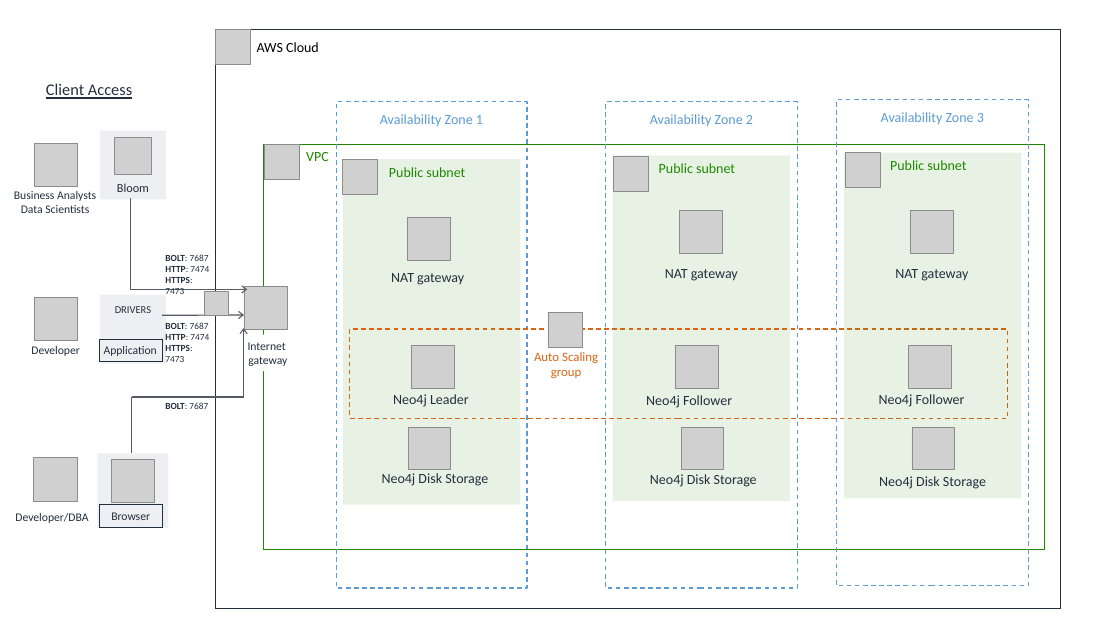
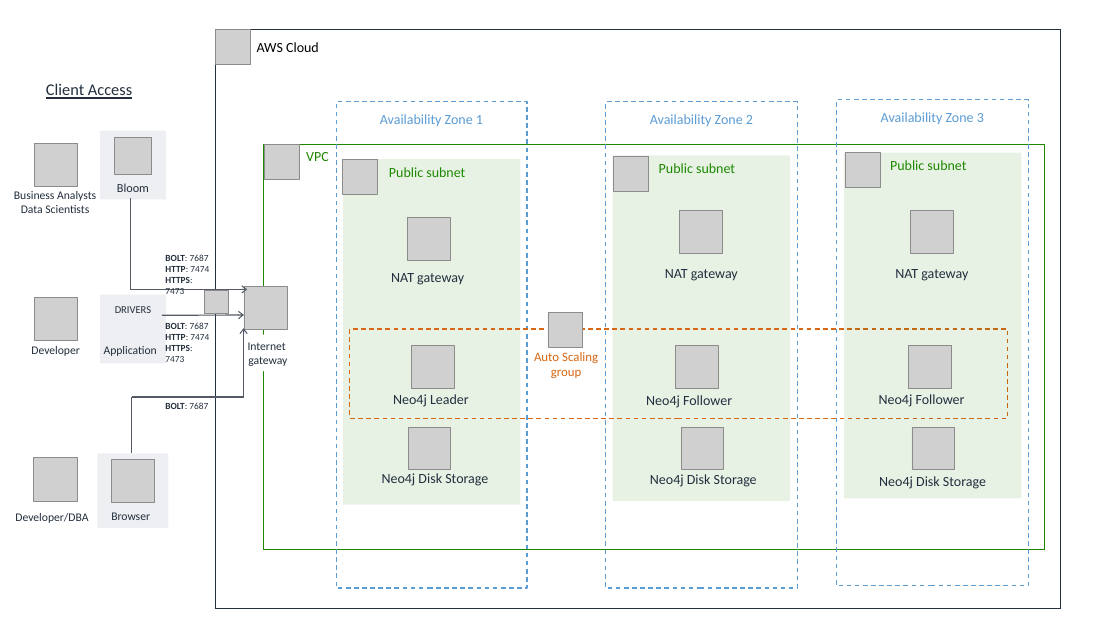
Before and after one commit to aws-quickstart/quickstart-neo4j, a slide deck: slide 1 of docs/images/neo4j_architecture_diagram.pptx (slide 2 before the commit). Drawn at 1120x630 pixels with LibreOffice and Linux fonts; fonts in the diff are those of the drawing; grey boxes stand for pictures. Boxes give left, top, right and bottom in pixels: in the first picture for what was removed or moved away, otherwise in the second. Text is boxed around its words. In the diff, an @@ line names an element or a change of style, - is before the commit and + after.

```diff
--- a/docs/images/neo4j_architecture_diagram.pptx
+++ b/docs/images/neo4j_architecture_diagram.pptx
@@ text "Application" moved from (x1=99, y1=339, x2=161, y2=361) to (x1=104, y1=346, x2=157, y2=356) @@
@@ text "Application" at (x1=104, y1=346, x2=157, y2=356): outline #232F3D 0.25 pt to none @@
@@ text "Browser" moved from (x1=99, y1=504, x2=161, y2=527) to (x1=111, y1=512, x2=150, y2=520) @@
@@ text "Browser" at (x1=111, y1=512, x2=150, y2=520): outline #232F3D 0.75 pt to none @@
```
Also in this commit, not shown: 1 slide removed, 1 other file.
